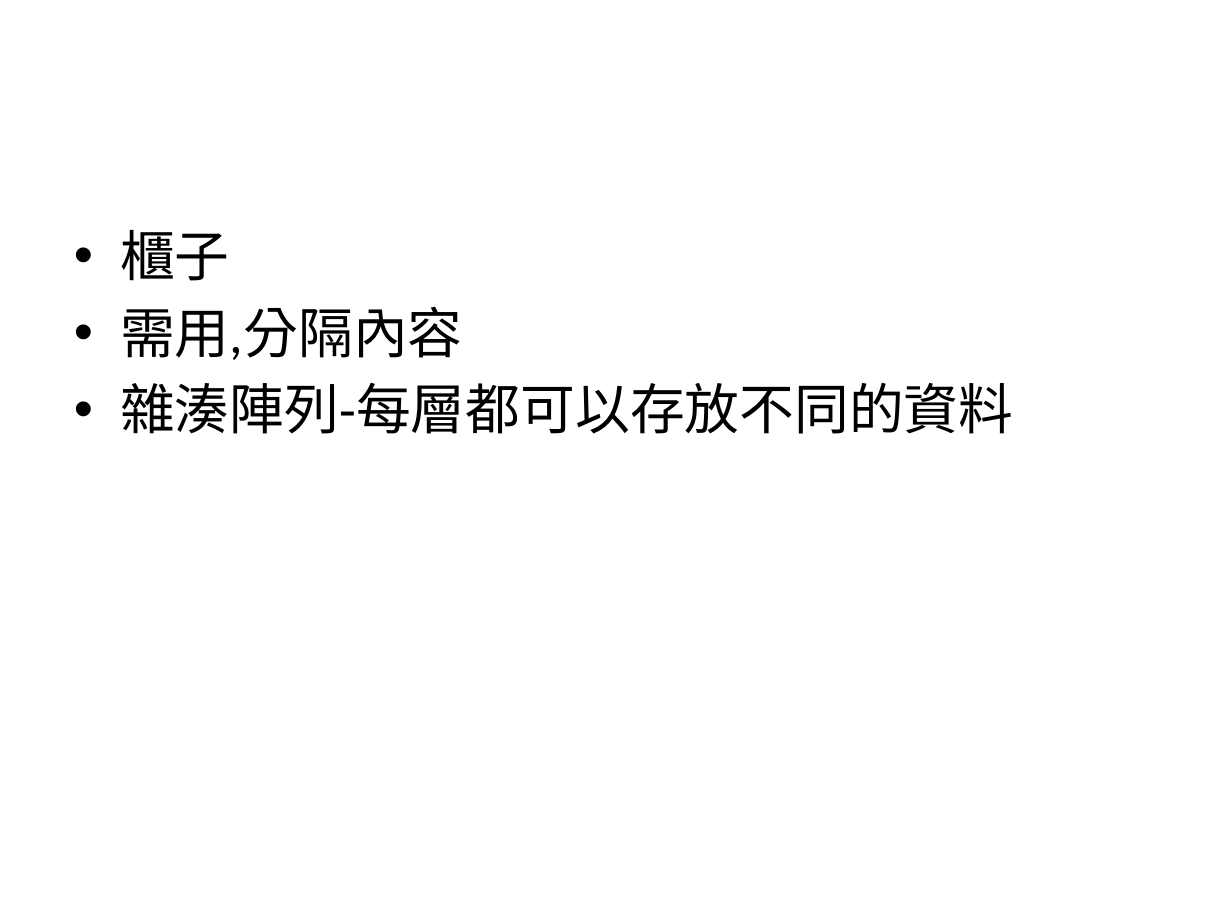
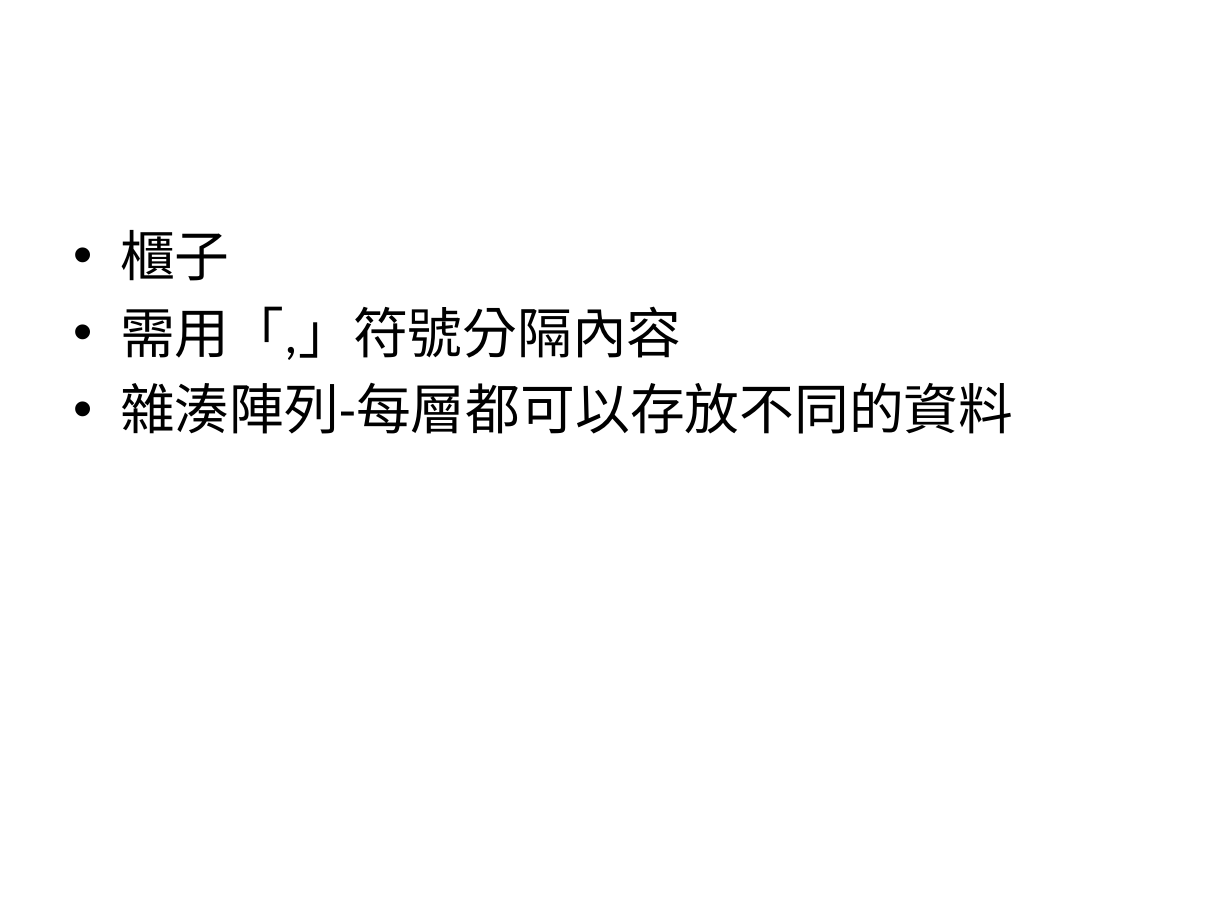
Before and after one commit to allen8101070/JavaScript-PPT, a slide deck: slide 36 of javaScript.pptx (slide 27 before the commit). Drawn at 1232x924 pixels with LibreOffice and Linux fonts; fonts in the diff are those of the drawing. Boxes give left, top, right and bottom in pixels: in the first picture for what was removed or moved away, otherwise in the second. Text is boxed around its words. In the diff, an @@ line names an element or a change of style, - is before the commit and + after.

```diff
--- a/javaScript.pptx
+++ b/javaScript.pptx
@@ text at (x1=120, y1=306, x2=682, y2=360): text changed @@
-• 需用,分隔內容
+• 需用「,」符號分隔內容
```
Also in this commit, not shown: 8 other slides changed, 25 slides added, 4 slides removed.
